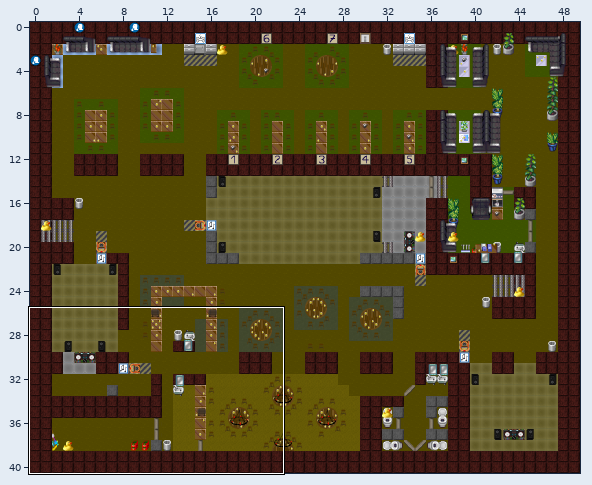
Tiled map (JSON), stored at Zapf_Uni_Greifswald/maps/Greifswaldpartykeller.json. Above, an overview of the earlier version with the close-up marked.
Close-up. First the earlier version:
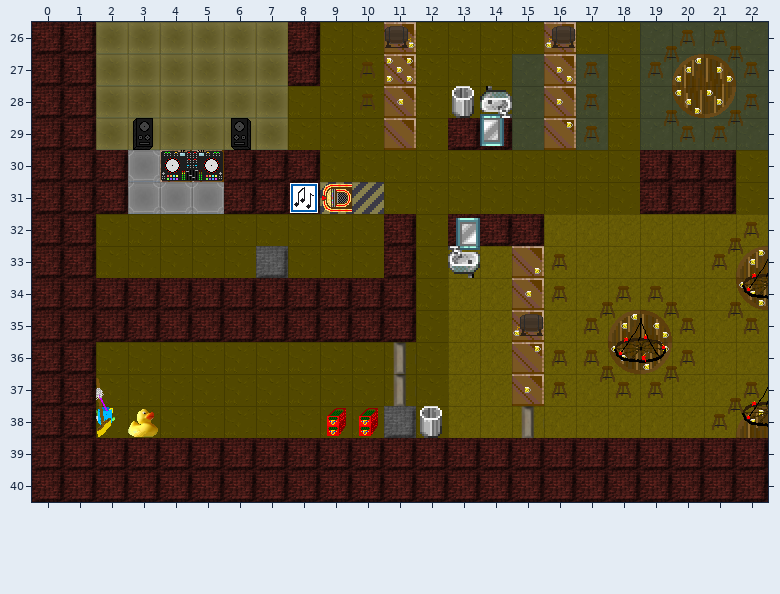
Cells are 32x32 px. Shown: x 0..22, y 26..40.
After:
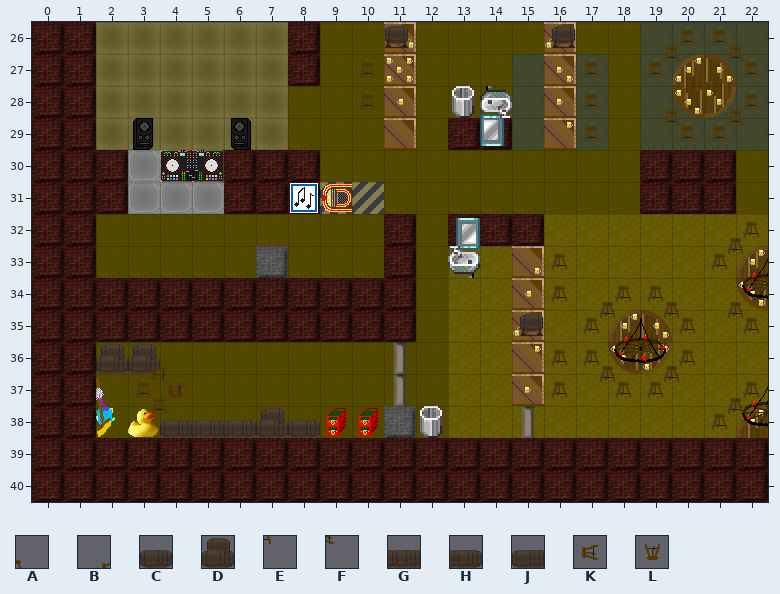
Key: from "Barausstattung": A 1, B 2, C 6, D 7, E 9, F 11, G 14, H 15, J 22, K 40, L 41.
_ is an empty cell, . an unchanged one.
From old to new:
--- layer "Gegenstände"
@@ x 2..8 @@
-36 __.....
-37 .._....
-38 .._____
+36 DD.....
+37 ..L....
+38 ..JGHDC
--- layer "Gegenstände 2"
@@ x 4..4 @@
-37 _
-38 _
+37 A
+38 E
--- layer "Gegenstände 3"
@@ x 3..4 @@
-36 _.
-37 ._
+36 B.
+37 .F
--- layer "Gegenstände 4"
@@ x 4..4 @@
-37 _
+37 K
Changed places in both close-ups, as pixel boxes (x1, y1, x2, y2):
added: (96, 344, 320, 438)
